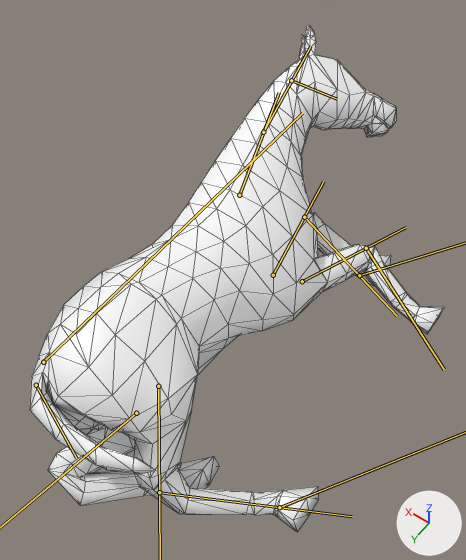
The glTF model Contents/mods/HorseMod/common/media/anims_X/Horse/Horse_Death.glb as it was, and as the next commit left it.
Before and after are seen from a 50 mm lens placed at (-0.393, 0.857, 1.577), pointed at (0.215, 0.006, 0.24). The lights are fixed; the arrows at lower right show +X, +Y and +Z. Both versions are drawn at frame 30 of the action 'Horse_Death'; the numbers are the values there. The bones that change are drawn over the model as lines. Mesh edges are drawn as thin lines.

Names of what the first picture shows: 'GEO-Horse'.
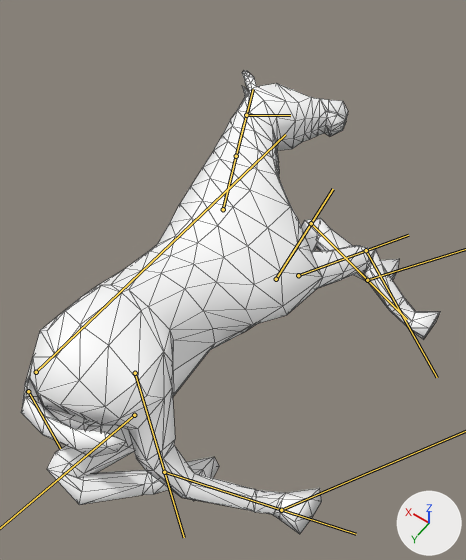
Boxes [x1, y1, x2, y2] around the edits, measured in the pictures (466 x 560 px):
'GEO-Horse', posed (8% shorter)
    before: [30, 26, 444, 532]
    after: [21, 70, 441, 534]
bone 'Bip01', root to tip
    before: (43, 362) to (302, 113)
    after: (36, 372) to (285, 134)
bone 'DEF_Neck1', root to tip
    before: (239, 195) to (279, 92)
    after: (223, 209) to (244, 123)
bone 'DEF_Neck2', root to tip
    before: (263, 132) to (310, 46)
    after: (236, 156) to (253, 89)
bone 'DEF_Head', root to tip
    before: (291, 80) to (337, 99)
    after: (246, 115) to (290, 115)
bone 'DEF_Radius.L', root to tip
    before: (273, 275) to (323, 181)
    after: (276, 279) to (333, 189)
bone 'DEF_FrontCannon.L', root to tip
    before: (304, 217) to (397, 316)
    after: (311, 223) to (407, 319)
bone 'DEF_Radius.R', root to tip
    before: (302, 281) to (405, 227)
    after: (298, 275) to (408, 235)
bone 'DEF_FrontCannon.R', root to tip
    before: (366, 248) to (444, 369)
    after: (366, 250) to (437, 377)
bone 'DEF_Tail1', root to tip
    before: (36, 385) to (76, 458)
    after: (28, 391) to (60, 448)
bone 'DEF_RearCannon.R', root to tip
    before: (159, 492) to (352, 516)
    after: (164, 472) to (356, 534)

The edits, one by one:
Bone 'Bip01' (bone_bip01) moves from (-0.647, -0.131, -0.832) to (-0.76, -0.125, -1.028).
Bone 'Bip01' (bone_bip01) turns from (-3, -64, 3) to (-20, -87, 20) degrees about its own x, y and z.
Bone 'DEF_Neck1' (bone_def_neck1) turns from (-14, 0, 1) to (-13, -7, 9) degrees about its own x, y and z.
Bone 'DEF_Neck2' (bone_def_neck2) turns from (4, -12, -18) to (3, -11, -3) degrees about its own x, y and z.
Bone 'DEF_Head' (bone_def_head) turns from (-1, -2, -14) to (1, 4, -3) degrees about its own x, y and z.
Bone 'DEF_Radius.L' (bone_def_radius_l) turns from (-108, 7, 25) to (-104, 6, 7) degrees about its own x, y and z.
Bone 'DEF_FrontCannon.L' (bone_def_frontcannon_l) turns from (106, 4, -3) to (104, 4, -3) degrees about its own x, y and z.
Bone 'DEF_FrontHoof.L' (bone_def_fronthoof_l) turns from (-6, -29, 8) to (-7, -26, 4) degrees about its own x, y and z.
Bone 'DEF_Radius.R' (bone_def_radius_r) turns from (-78, 11, 24) to (-71, 7, 1) degrees about its own x, y and z.
Bone 'DEF_FrontCannon.R' (bone_def_frontcannon_r) turns from (84, -3, 3) to (81, -2, 3) degrees about its own x, y and z.
Bone 'DEF_Tail1' (bone_def_tail1) turns from (-1, 2, 12) to (-1, 2, 10) degrees about its own x, y and z.
Bone 'DEF_Gaskin.L' (bone_def_gaskin_l) turns from (70, 10, -19) to (75, 6, -30) degrees about its own x, y and z.
Bone 'DEF_Gaskin.R' (bone_def_gaskin_r) turns from (17, 14, -19) to (6, 12, -34) degrees about its own x, y and z.
Bone 'DEF_RearCannon.R' (bone_def_rearcannon_r) turns from (-49, -1, -2) to (-26, 0, -1) degrees about its own x, y and z.
Bone 'DEF_RearHoof.R' (bone_def_rearhoof_r) turns from (32, -54, -17) to (16, -53, -8) degrees about its own x, y and z.
